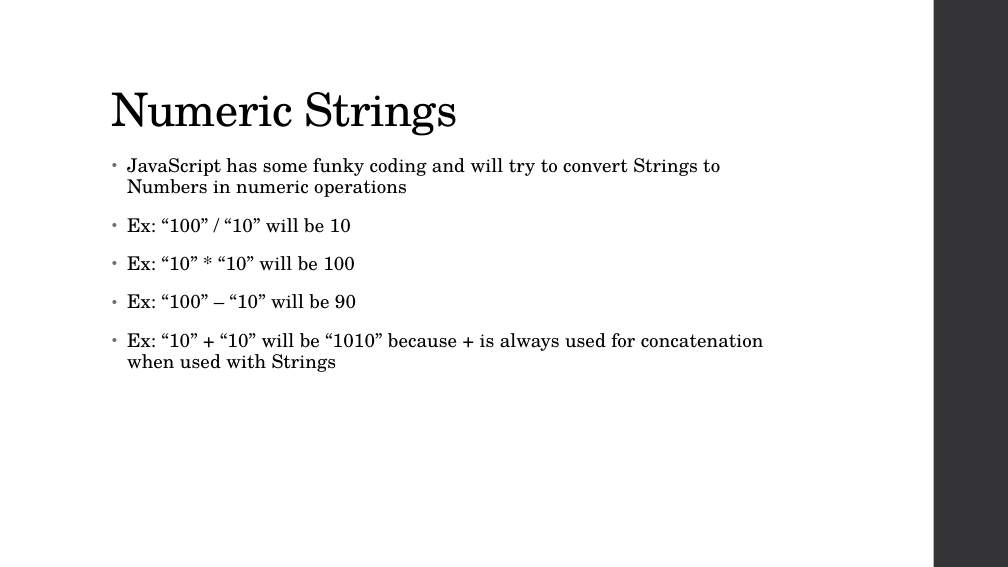
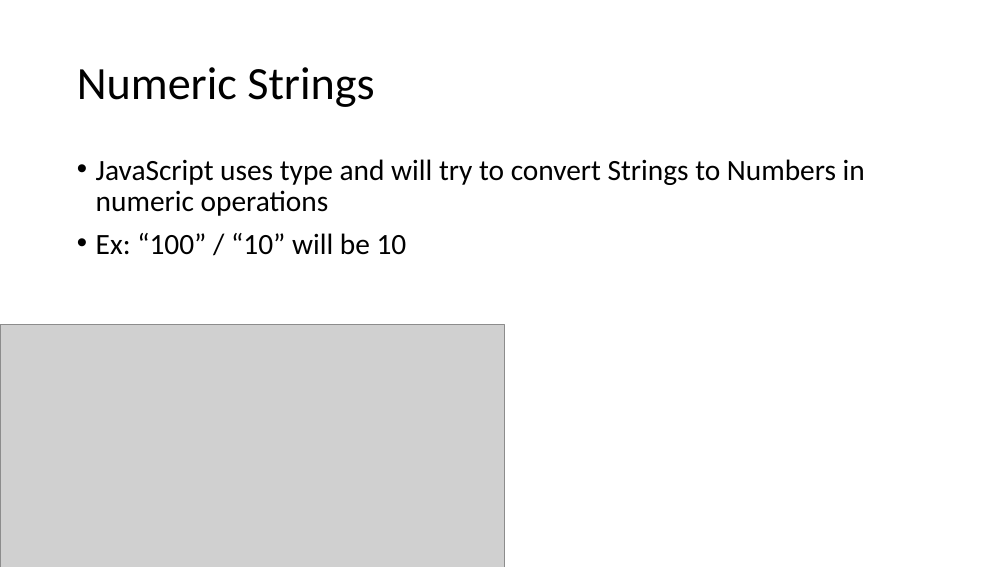
Before and after one commit to YWCANWIL-TechLab/Module4-DataTypes-Day1, a slide deck: slide 6 of slides/Numbers.pptx. Drawn at 1008x567 pixels with LibreOffice and Linux fonts; fonts in the diff are those of the drawing; grey boxes stand for pictures. Boxes give left, top, right and bottom in pixels: in the first picture for what was removed or moved away, otherwise in the second. Text is boxed around its words. In the diff, an @@ line names an element or a change of style, - is before the commit and + after.

Commit message:
Updated Numbers PowerPoint

```diff
--- a/slides/Numbers.pptx
+++ b/slides/Numbers.pptx
@@ rectangle removed at box(934, 0, 1008, 567) @@
@@ title "Numeric Strings": place and size @@
-title "Numeric Strings" at box(112, 92, 457, 136)
+title "Numeric Strings" at box(77, 67, 374, 107)
@@ title "Numeric Strings" at box(77, 67, 374, 107): font TeX Gyre Schola to Calibri, letter spacing -0.5 to 0 pt; vertical alignment bottom to middle @@
@@ text "JavaScript uses type and will ...": place and size @@
-text "JavaScript uses type and will ..." at box(127, 158, 764, 372)
+text "JavaScript uses type and will ..." at box(96, 159, 865, 255)
@@ text at box(96, 159, 865, 216): text changed; size 18 to 28 pt; font TeX Gyre Schola to Calibri @@
-• JavaScript has some funky coding and will try to convert Strings to Numbers in numeric operations
+• JavaScript uses type and will try to convert Strings to Numbers in numeric operations
@@ text at box(96, 233, 407, 255): size 18 to 28 pt, font TeX Gyre Schola to Calibri, letter spacing 0.1 to 0 pt in "Ex: “100” / “10” will be 10"; indent changed; line spacing 0.95 to 0.9; less space between paragraphs @@
@@ text at box(127, 256, 764, 372): paragraphs removed @@
-• Ex: “10” * “10” will be 100
-• Ex: “100” – “10” will be 90
-• Ex: “10” + “10” will be “1010” because + is always used for concatenation when used with Strings
@@ picture added at box(0, 324, 504, 567) @@
```
Also in this commit, not shown: 21 other slides changed, 5 slides added, 1 other file.
